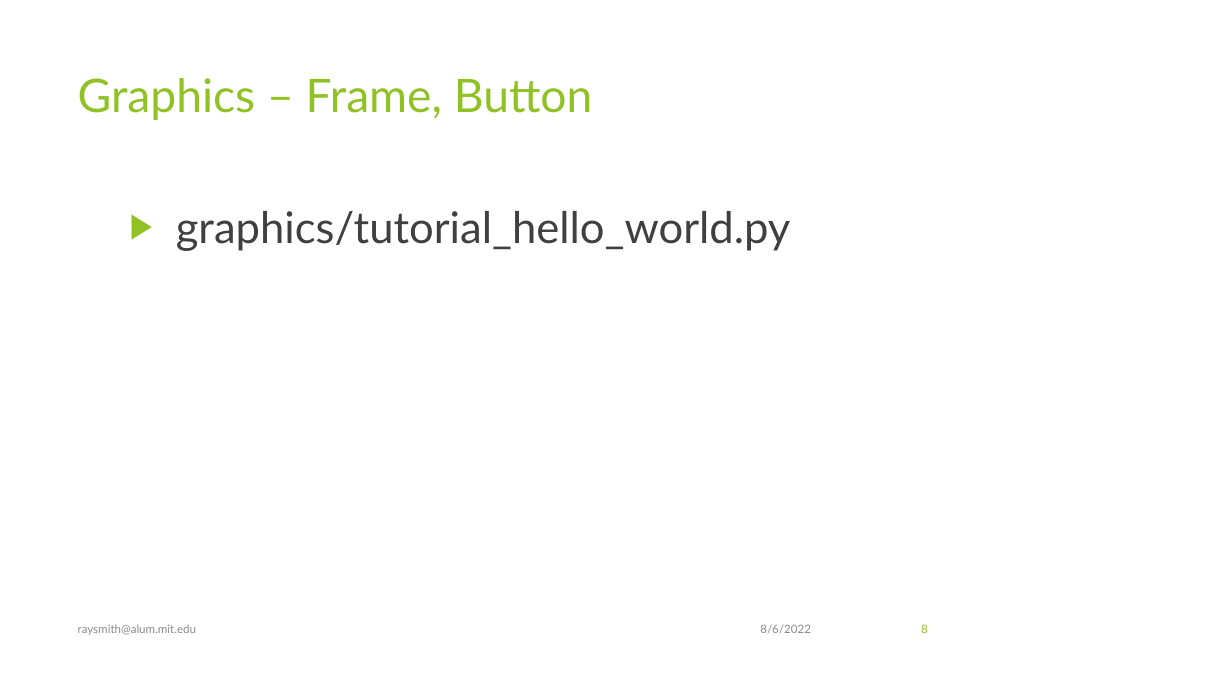
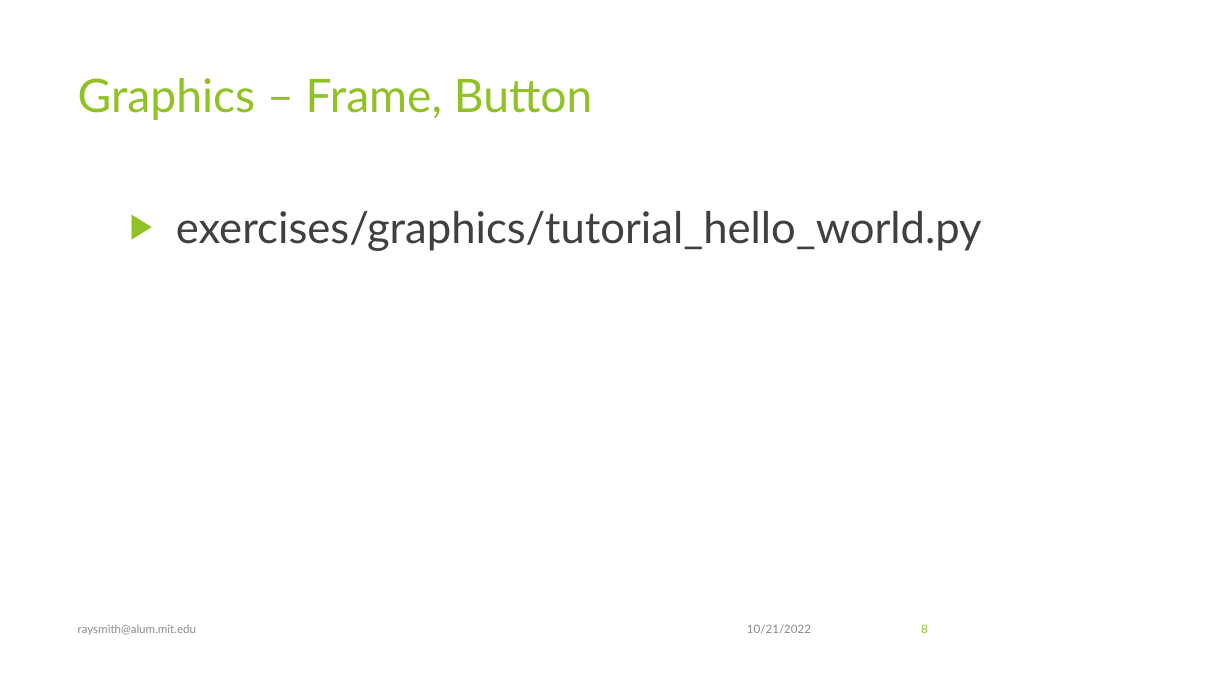
Before and after one commit to raysmith619/Introduction-To-Programming, a slide deck: slide 8 of presentation/Class_7_Graphics/Class_7_Graphics.pptx. Drawn at 1232x693 pixels with LibreOffice and Linux fonts; fonts in the diff are those of the drawing. Boxes give left, top, right and bottom in pixels: in the first picture for what was removed or moved away, otherwise in the second. Text is boxed around its words. In the diff, an @@ line names an element or a change of style, - is before the commit and + after.

```diff
--- a/presentation/Class_7_Graphics/Class_7_Graphics.pptx
+++ b/presentation/Class_7_Graphics/Class_7_Graphics.pptx
@@ text at [176, 211, 982, 251]: text changed @@
-  ▶ graphics/tutorial_hello_world.py
+  ▶ exercises/graphics/tutorial_hello_world.py
@@ text at [747, 624, 811, 633]: text changed @@
-8/6/2022
+10/21/2022
```
Also in this commit, not shown: 10 other slides changed, 1 slide added.
